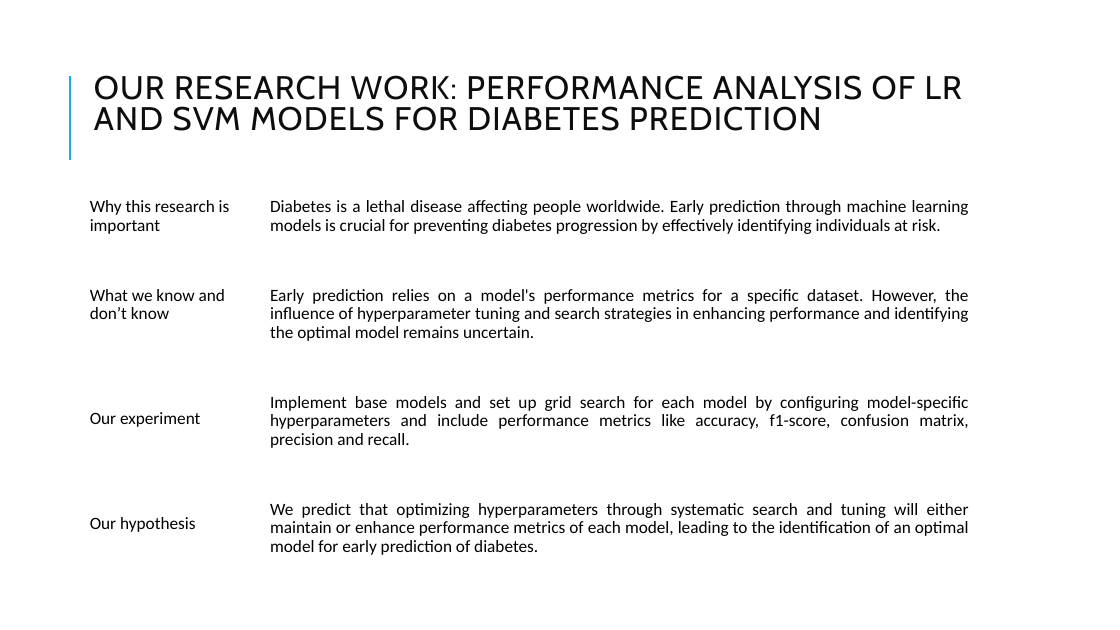
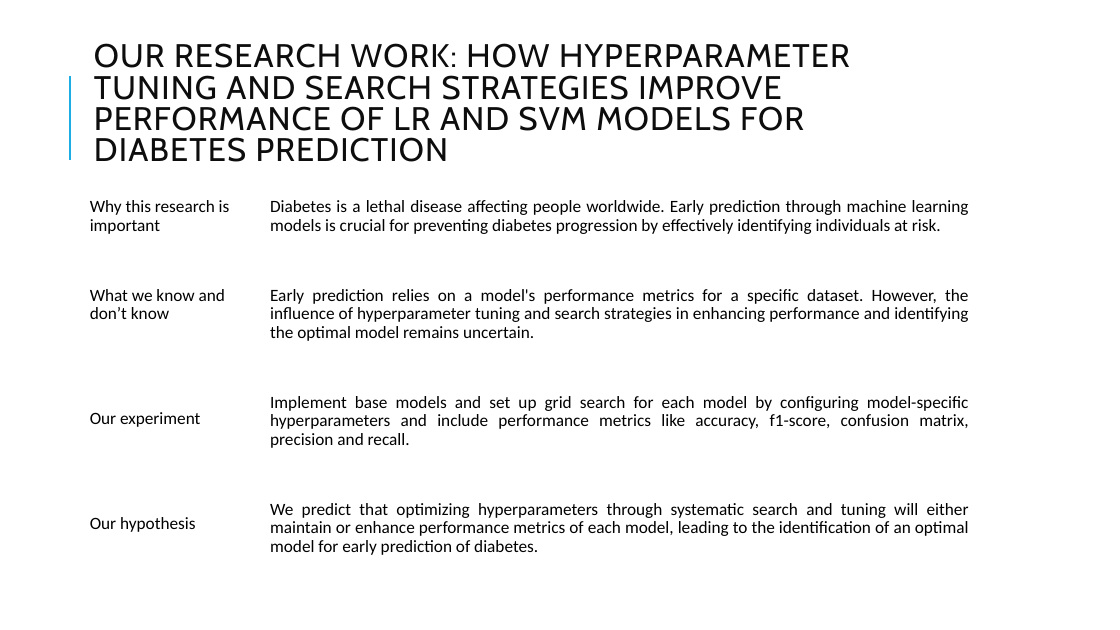
Before and after one commit to csci595-research-lit-spring-2024/595-class-project-spring-2024-Vyshnavi-sanikommu, a slide deck: slide 1 of presentations/Research_Project_Presentation.pptx. Drawn at 1120x630 pixels with LibreOffice and Linux fonts; fonts in the diff are those of the drawing. Boxes give left, top, right and bottom in pixels: in the first picture for what was removed or moved away, otherwise in the second. Text is boxed around its words. In the diff, an @@ line names an element or a change of style, - is before the commit and + after.

Commit message:
modified presentation

```diff
--- a/presentations/Research_Project_Presentation.pptx
+++ b/presentations/Research_Project_Presentation.pptx
@@ title at (94, 43, 850, 162): text changed @@
-OUR RESEARCH WORK: PERFORMANCE ANALYSIS OF LR AND SVM MODELS FOR DIABETES PREDICTION
+OUR RESEARCH WORK: HOW HYPERPARAMETER TUNING AND SEARCH STRATEGIES IMPROVE PERFORMANCE OF LR AND SVM MODELS FOR DIABETES PREDICTION
```
Also in this commit, not shown: 1 other file.
